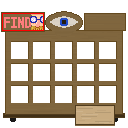
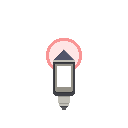
Layers edited between the first and the second 128×128 image:
removed layer "Layer 7" over [30, 14, 43, 30]
removed layer "Layer 8" over [85, 14, 125, 30]
removed layer "Layer 5" over [1, 12, 45, 32]
renamed "Layer 3" to "Layer 2", painted on it over [2, 11, 126, 126]
removed layer "Layer 4" over [10, 116, 118, 122]
